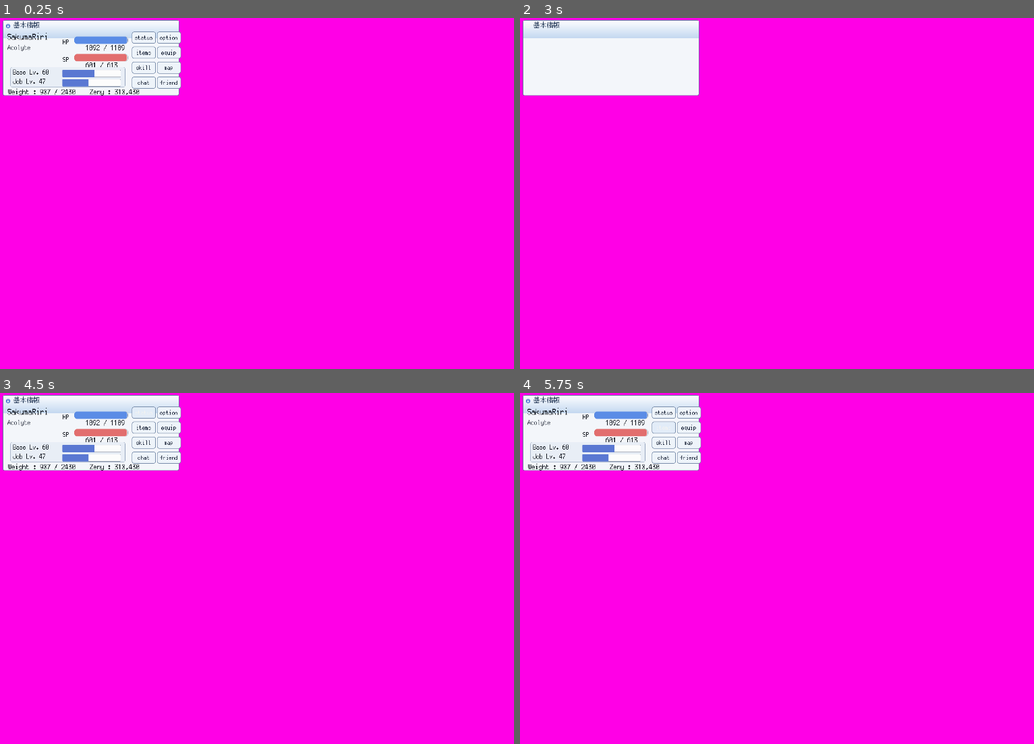
Above: before the commit, frames 1-4 (two rows, left to right).
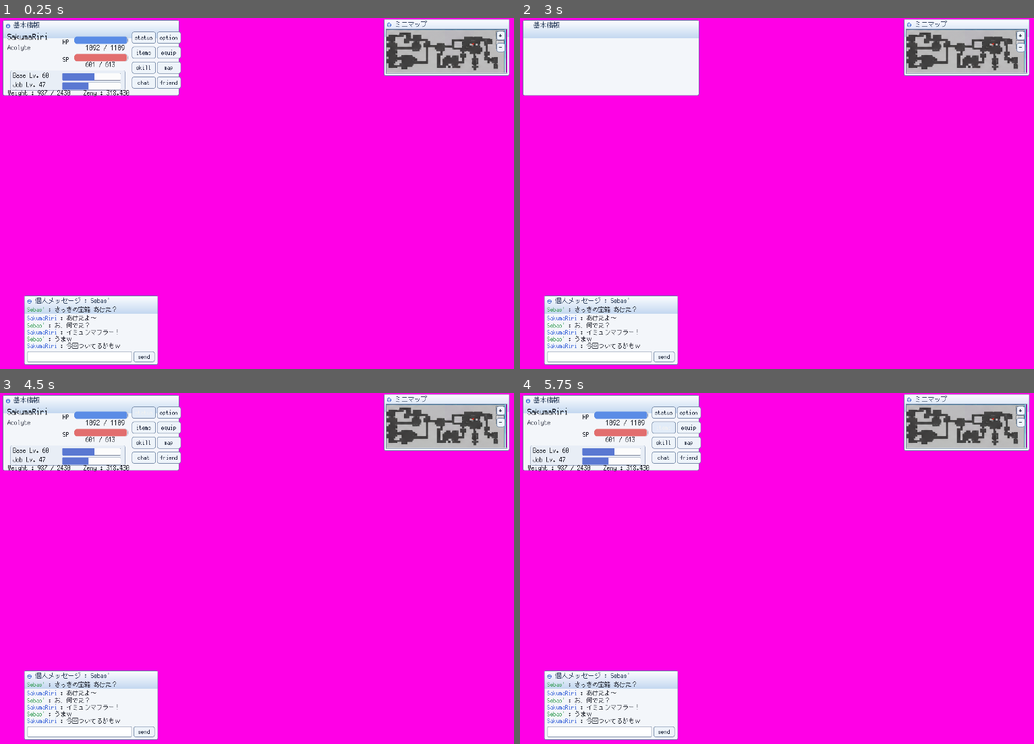
Above: after the commit, the same moments.

Repository: Reid-Surmeier/Qwen-3-pro-Pipeline
Game: Godot game, scene res://main.tscn
The game is run twice, just before and just after one commit, with the same random seed, the same clock (stepped at 60 frames per second) and the same inputs.
Inputs (mouse positions are in pixels of both pictures, inside the frame that each line leads up to):
- Up to frame 1 (0.25 s): no input
- Up to frame 2 (3 s): click (1018, 35) at 0.5 s, where only the run after the commit has a clickable "+"; click (1018, 46) at 1.25 s, where only the run after the commit has a clickable "-"; click (663, 358) at 2 s, where only the run after the commit has a clickable "send"; click "⊖" at 2.75 s
- Up to frame 3 (4.5 s): click "⊖" at 3.5 s; click "status" at 4.25 s
- Up to frame 4 (5.75 s): click "items" at 5 s

The runs differ from the first frame. In frame 1, 9.8% of the frame differs, in the area x 1-100%, y 0-99%; in frame 2, 9.1%; in frame 3, 9.8%; in frame 4, 9.8%.

Commit message:
feat: add minimap and PM windows with live zoom and working chat
Milestone #86 round 2: MinimapWindow renders the ComfyUI-extracted map
plate (deterministic component workflow, provenance in
textures/extraction-manifest.json) with functional +/- zoom; PmWindow
has the source's colored six-line log, live input, and Enter/button
send. 21/21 engine contracts; PM text/input styling corrected from the
captured-frame vision pass.

Co-Authored-By: Claude Fable 5 <noreply@anthropic.com>
Claude-Session: https://claude.ai/code/session_013699SSEJFsgM1JypqXnbnL

Diff:
--- a/godot/scripts/main.gd
+++ b/godot/scripts/main.gd
@@ -5,6 +5,8 @@
 const DESKTOP_MAGENTA := Color8(255, 0, 230)
 const WINDOW_LAYOUT := {
 	"StatusWindow": Vector2(10, 8),
+	"MinimapWindow": Vector2(1403, 4),
+	"PmWindow": Vector2(88, 1018),
 }
 
 
@@ -24,10 +26,11 @@
 	desktop.set_anchors_and_offsets_preset(Control.PRESET_FULL_RECT)
 	add_child(desktop)
 
-	var status := StatusWindow.new()
-	status.name = "StatusWindow"
-	status.position = WINDOW_LAYOUT["StatusWindow"]
-	add_child(status)
+	for entry in [[StatusWindow, "StatusWindow"], [MinimapWindow, "MinimapWindow"], [PmWindow, "PmWindow"]]:
+		var win: ReplicaWindow = entry[0].new()
+		win.name = entry[1]
+		win.position = WINDOW_LAYOUT[entry[1]]
+		add_child(win)
 
 func _process(_delta: float) -> void:
 	for arg in OS.get_cmdline_user_args():
--- /dev/null
+++ b/godot/scripts/minimap_window.gd
@@ -0,0 +1,61 @@
+class_name MinimapWindow
+extends ReplicaWindow
+## ミニマップ — extracted map plate with live +/- zoom and player dot.
+
+var zoom := 1.0
+var plate: TextureRect
+var zoom_in_button: Button
+var zoom_out_button: Button
+
+
+func _init() -> void:
+	title_text = "ミニマップ"
+	window_size = Vector2(460, 208)
+
+
+func _build_body() -> void:
+	var inset := Panel.new()
+	inset.name = "MapInset"
+	inset.position = Vector2(4, 2)
+	inset.size = body.size - Vector2(8, 6)
+	var sb := StyleBoxFlat.new()
+	sb.bg_color = Color8(206, 208, 210)
+	sb.border_color = Color8(120, 140, 170)
+	sb.set_border_width_all(2)
+	inset.clip_contents = true
+	inset.add_theme_stylebox_override("panel", sb)
+	body.add_child(inset)
+
+	plate = TextureRect.new()
+	plate.name = "MapPlate"
+	plate.texture = load("res://textures/minimap-plate.png")
+	plate.position = Vector2(2, 2)
+	plate.stretch_mode = TextureRect.STRETCH_SCALE
+	plate.texture_filter = CanvasItem.TEXTURE_FILTER_NEAREST
+	_apply_zoom()
+	inset.add_child(plate)
+
+	zoom_in_button = _zoom_button("+", Vector2(inset.size.x - 40, 8))
+	zoom_in_button.name = "ZoomIn"
+	zoom_in_button.pressed.connect(func(): set_zoom(zoom * 1.25))
+	inset.add_child(zoom_in_button)
+	zoom_out_button = _zoom_button("-", Vector2(inset.size.x - 40, 52))
+	zoom_out_button.name = "ZoomOut"
+	zoom_out_button.pressed.connect(func(): set_zoom(zoom / 1.25))
+	inset.add_child(zoom_out_button)
+
+
+func set_zoom(value: float) -> void:
+	zoom = clampf(value, 0.5, 4.0)
+	_apply_zoom()
+
+
+func _apply_zoom() -> void:
+	if plate.texture:
+		plate.size = plate.texture.get_size() * zoom
+
+
+func _zoom_button(glyph: String, pos: Vector2) -> Button:
+	var button := make_side_button(glyph, pos, Vector2(32, 32))
+	button.add_theme_font_size_override("font_size", 26)
+	return button
--- /dev/null
+++ b/godot/scripts/pm_window.gd
@@ -0,0 +1,77 @@
+class_name PmWindow
+extends ReplicaWindow
+## 個人メッセージ — private message window: colored chat log, live input,
+## working send (Enter or button) appending to the log.
+
+const PEER_COLOR := Color8(60, 160, 90)
+const SELF_COLOR := Color8(70, 110, 220)
+
+var peer_name := "Sebas'"
+var self_name := "SakumaRiri"
+var log_label: RichTextLabel
+var input: LineEdit
+var send_button: Button
+var lines: Array = []
+
+
+func _init() -> void:
+	title_text = "個人メッセージ : Sebas'"
+	window_size = Vector2(490, 254)
+
+
+func _build_body() -> void:
+	log_label = RichTextLabel.new()
+	log_label.name = "Log"
+	log_label.bbcode_enabled = true
+	log_label.scroll_following = true
+	log_label.position = Vector2(8, 4)
+	log_label.size = Vector2(body.size.x - 16, body.size.y - 56)
+	log_label.add_theme_font_size_override("normal_font_size", 22)
+	log_label.add_theme_color_override("default_color", Color8(30, 34, 44))
+	body.add_child(log_label)
+
+	for entry in [
+		[peer_name, "さっきの宝箱 あけた？"],
+		[self_name, "あけたよ〜"],
+		[peer_name, "お、何でた？"],
+		[self_name, "イミュンマフラー！"],
+		[peer_name, "うまｗ"],
+		[self_name, "今回ついてるかもｗ"],
+	]:
+		append_line(entry[0], entry[1])
+
+	input = LineEdit.new()
+	input.name = "Input"
+	input.position = Vector2(8, body.size.y - 46)
+	input.size = Vector2(body.size.x - 100, 40)
+	input.add_theme_font_size_override("font_size", 22)
+	var isb := StyleBoxFlat.new()
+	isb.bg_color = Color8(255, 255, 255)
+	isb.border_color = Color8(130, 145, 170)
+	isb.set_border_width_all(2)
+	isb.set_corner_radius_all(4)
+	input.add_theme_stylebox_override("normal", isb)
+	input.add_theme_stylebox_override("focus", isb)
+	input.add_theme_color_override("font_color", Color8(30, 34, 44))
+	input.add_theme_color_override("caret_color", Color8(30, 34, 44))
+	input.text_submitted.connect(func(_t): send())
+	body.add_child(input)
+
+	send_button = make_side_button("send", Vector2(body.size.x - 86, body.size.y - 46), Vector2(78, 40))
+	send_button.name = "SendButton"
+	send_button.pressed.connect(send)
+	body.add_child(send_button)
+
+
+func append_line(speaker: String, text: String) -> void:
+	lines.append({"speaker": speaker, "text": text})
+	var color := SELF_COLOR if speaker == self_name else PEER_COLOR
+	log_label.append_text("[color=#%s]%s[/color] : %s\n" % [color.to_html(false), speaker, text])
+
+
+func send() -> void:
+	var text := input.text.strip_edges()
+	if text.is_empty():
+		return
+	append_line(self_name, text)
+	input.clear()
--- a/godot/scripts/status_window.gd
+++ b/godot/scripts/status_window.gd
@@ -49,12 +49,12 @@
 	sp_bar.max_value = sp_max
 	sp_bar.value = sp
 	body.add_child(sp_bar)
-	sp_value_label = make_label("%d / %d" % [sp, sp_max], Vector2(300, 116), 26)
+	sp_value_label = make_label("%d / %d" % [sp, sp_max], Vector2(300, 114), 24)
 	body.add_child(sp_value_label)
 
 	var lv_panel := Panel.new()
 	lv_panel.name = "LevelPanel"
-	lv_panel.position = Vector2(24, 138)
+	lv_panel.position = Vector2(24, 150)
 	lv_panel.size = Vector2(420, 74)
 	var sb := StyleBoxFlat.new()
 	sb.bg_color = Color8(232, 238, 246)
@@ -70,7 +70,7 @@
 
 	weight_label = make_label(
 		"Weight : %d / %d    Zeny : %s" % [weight, weight_max, _fmt(zeny)],
-		Vector2(16, 214), 26)
+		Vector2(16, 218), 24)
 	body.add_child(weight_label)
 
 	for i in BUTTON_NAMES.size():
--- a/godot/tests/run_contracts.gd
+++ b/godot/tests/run_contracts.gd
@@ -88,6 +88,29 @@
 	check("minimize-restores", not win.is_collapsed() and win.body.visible)
 	win.size = full
 
+	# Minimap contracts.
+	var mini = main.get_node_or_null("MinimapWindow")
+	check("minimap-exists", mini != null)
+	if mini:
+		var z0: float = mini.zoom
+		mini.zoom_in_button.emit_signal("pressed")
+		check("minimap-zoom-in", mini.zoom > z0, str(mini.zoom))
+		mini.zoom_out_button.emit_signal("pressed")
+		check("minimap-zoom-back", is_equal_approx(mini.zoom, z0), str(mini.zoom))
+		check("minimap-plate-texture", mini.plate.texture != null)
+
+	# PM window contracts.
+	var pm = main.get_node_or_null("PmWindow")
+	check("pm-exists", pm != null)
+	if pm:
+		var before_lines: int = pm.lines.size()
+		pm.input.text = "テスト送信"
+		pm.send()
+		check("pm-send-appends", pm.lines.size() == before_lines + 1 \
+			and pm.lines[-1]["text"] == "テスト送信", str(pm.lines.size()))
+		check("pm-input-cleared", pm.input.text == "", pm.input.text)
+		check("pm-seed-log", before_lines == 6, str(before_lines))
+
 	_finish()
 
 
--- /dev/null
+++ b/godot/textures/extraction-manifest.json
@@ -0,0 +1,60 @@
+{
+  "reference_upload": "ro-hud-native.png",
+  "prompt_id": "340cff9c-732c-4589-beee-4d85fc21352e",
+  "components": {
+    "item-muffler": {
+      "sha256": "3b9a13fe514b6357646f613b2a2136aba0fdfc2feab11fa58f48f5ad927e6f6e",
+      "rect": [
+        688,
+        930,
+        52,
+        58
+      ]
+    },
+    "game-scene-occluded": {
+      "sha256": "2575efcd79dd2b7b68c27067a1c5977116c628d2204bce698135d6952e6a27fd",
+      "rect": [
+        655,
+        0,
+        760,
+        320
+      ]
+    },
+    "guild-emblem": {
+      "sha256": "a37b36507de49d1c779d3e73ddb5d3856ead3a287f9d51a359bbce86504a32a1",
+      "rect": [
+        52,
+        336,
+        96,
+        150
+      ]
+    },
+    "item-ori": {
+      "sha256": "07b9bcd70d784c30d4c7f2063a992a672d613637e4e02105772ea32c8d751487",
+      "rect": [
+        968,
+        930,
+        52,
+        58
+      ]
+    },
+    "minimap-plate": {
+      "sha256": "9160b77fa12f944d626adaa3fffb49e113abcd8e34f72c41afeb90004995d887",
+      "rect": [
+        1412,
+        46,
+        444,
+        158
+      ]
+    },
+    "icon-tray-strip": {
+      "sha256": "de8235dcc2b3a1d435e6f0ec1413b3e116704dc4cfc1e095ddc15cc8fd230656",
+      "rect": [
+        1676,
+        1260,
+        278,
+        52
+      ]
+    }
+  }
+}
Not shown, added: godot/scripts/minimap_window.gd.uid
Not shown, added: godot/scripts/pm_window.gd.uid
Binary file added: godot/textures/game-scene-occluded.png
Not shown, added: godot/textures/game-scene-occluded.png.import
Binary file added: godot/textures/guild-emblem.png
Not shown, added: godot/textures/guild-emblem.png.import
Binary file added: godot/textures/icon-tray-strip.png
Not shown, added: godot/textures/icon-tray-strip.png.import
Binary file added: godot/textures/item-muffler.png
Not shown, added: godot/textures/item-muffler.png.import
Binary file added: godot/textures/item-ori.png
Not shown, added: godot/textures/item-ori.png.import
(and 2 more such lines)
